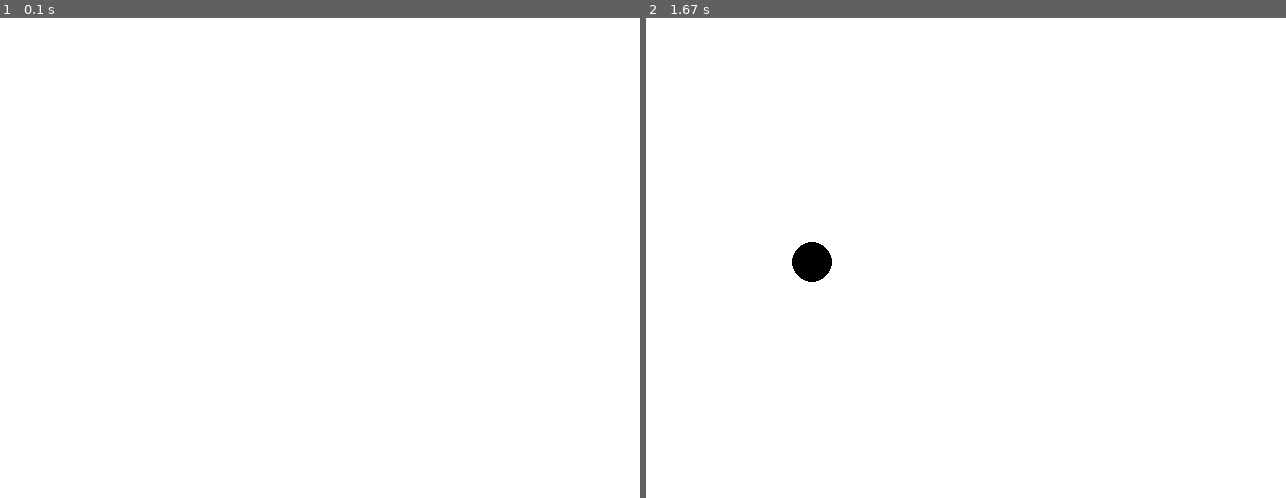
Above: before the commit, frames 1-2 (left to right).
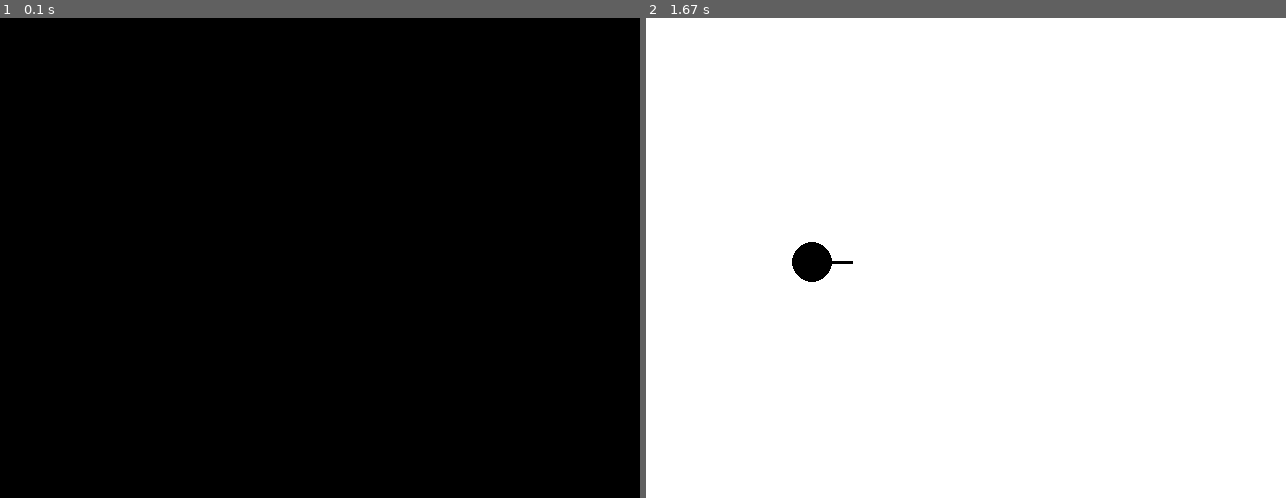
Above: after the commit, the same moments.

Repository: jjauzion/evolve
Game: pygame game, started from main.py
Same seed, same stepped clock (60 frames per second), same inputs: the game is played once before the commit and once after it.
Inputs (mouse positions are in pixels of both pictures, inside the frame that each line leads up to):
- Up to frame 1 (0.1 s): no input
- Up to frame 2 (1.67 s): press the mouse at (966, 286) at 0.37 s; move the mouse to (889, 277) at 0.47 s; release the mouse at (812, 262) at 0.6 s

The runs differ from the first frame. In frame 1, 100% of the frame differs, in the area x 0-100%, y 0-100%; in frame 2, less than 0.1%.

Commit message:
visible aspect of cell changed + code progress

Diff:
--- /dev/null
+++ b/src/component/Physic.py
@@ -0,0 +1,10 @@
+import math
+
+from src.constant import *
+
+
+class Physic:
+
+    def __init__(self, size):
+        self.size = size
+        self.mass = math.pi * size * size * DENSITY
--- a/src/component/Velocity.py
+++ b/src/component/Velocity.py
@@ -1,11 +1,39 @@
+import math
+
+
 class Velocity:
 
-    def __init__(self, vector=(1, 0), speed=0):
-        self.vector = vector
-        self.value = speed
+    def __init__(self, vector):
+        self._polar_vector = {"r": 0., "theta": 0.}
+        self._vector = 0
+        self._set_vector(vector)
 
-    def get_xspeed(self):
-        return self.vector[0] * self.value
+    def _set_vector(self, vector):
+        try:
+            r = math.sqrt(vector[0] ** 2 + vector[1] ** 2)
+        except KeyError:
+            raise KeyError("Velocity vector requires a tuple (x, y) to be set. Got: {}".format(vector))
 
-    def get_yspeed(self):
-        return self.vector[1] * self.value
+        if r != 0:
+            theta = math.acos(vector[0] / r) if vector[1] >= 0 else -math.acos(vector[0] / r)
+        else:
+            theta = 0
+        self._polar_vector["r"] = r
+        self._polar_vector["theta"] = theta
+        self._vector = vector
+
+    def _get_vector(self):
+        return self._vector
+
+    def _set_polar_vector(self, polar_vect):
+        if "r" not in polar_vect or "theta" not in polar_vect:
+            raise KeyError("Velocity polar vector requires 'r' and 'theta' keys to be set. Got: {}".format(polar_vect))
+        self._vector[0] = polar_vect["r"] * math.cos(polar_vect["theta"])
+        self._vector[1] = polar_vect["r"] * math.sin(polar_vect["theta"])
+        self._polar_vector = polar_vect
+
+    def _get_polar_vector(self):
+        return self._polar_vector
+
+    polar_vector = property(_get_polar_vector, _set_polar_vector)
+    vector = property(_get_vector, _set_vector)
--- a/src/component/Visible.py
+++ b/src/component/Visible.py
@@ -1,12 +1,16 @@
 import pygame
+import math
 
 
 class Visible:
 
-    def __init__(self, shape, size):
+    def __init__(self, shape):
         self.shape = shape
-        self.size = size
 
-    def draw(self, screen, color, position, radius, width):
-        if self.shape == "circle":
-            pygame.draw.circle(screen, color, position, radius, width)
+    def draw(self, screen, color, position, size, width, vector, polar_vector):
+        if self.shape == "cell":
+            pygame.draw.circle(screen, color, position, size, width)
+            y = position[1] + size * 2 * math.sin(polar_vector["theta"])
+            x = position[0] + size * 2 * math.cos(polar_vector["theta"])
+            print("position = {} ; vector = {} ; (x, y) = {}".format(position, vector, (x, y)))
+            pygame.draw.line(screen, color, position, (x, y), 3)
--- a/src/constant.py
+++ b/src/constant.py
@@ -1 +1,2 @@
 MAX_ENTITY = 5000
+DENSITY = 1
--- a/src/entity/Cell.py
+++ b/src/entity/Cell.py
@@ -1,14 +1,17 @@
 from src.component import Position
 from src.component import Velocity
 from src.component import Visible
+from src.component import Physic
 
 
 class Cell:
 
-    def __init__(self, cell_id, position=(0, 0), size=10):
+    def __init__(self, cell_id, position, size, vector):
         self.id = cell_id
+        vector = vector
         self.component = {
             "position": Position.Position(position),
-            "velocity": Velocity.Velocity(),
-            "visible": Visible.Visible("circle", size)
+            "velocity": Velocity.Velocity(vector=vector),
+            "visible": Visible.Visible("cell"),
+            "physic": Physic.Physic(size)
         }
--- a/src/system/Draw.py
+++ b/src/system/Draw.py
@@ -6,5 +6,7 @@
         for entity in entity_list:
             color = (0, 0, 0)
             position = entity.component["position"].get_position()
-            radius = entity.component["visible"].size
-            entity.component["visible"].draw(screen, color, position, radius, radius)
+            radius = entity.component["physic"].size
+            vector = entity.component["velocity"].vector
+            polar_vector = entity.component["velocity"].polar_vector
+            entity.component["visible"].draw(screen, color, position, radius, radius, vector, polar_vector)
--- a/src/system/Game.py
+++ b/src/system/Game.py
@@ -25,11 +25,11 @@
             self.loop = False
         elif event.type == const.MOUSEBUTTONUP and event.button == 1:
             self.universe.create_new_entity(event.pos, 20)
+            self.update_screen()
 
     def start(self):
         self.prepare()
         while self.loop:
             for event in pygame.event.get():
                 self.process_event(event)
-            self.update_screen()
             pygame.display.flip()
--- a/src/system/Universe.py
+++ b/src/system/Universe.py
@@ -1,12 +1,12 @@
-from src.system import Draw
-from src.system import Move
 from src.entity import Cell
+import math
 
 
 class Universe:
 
     def __init__(self):
         self.entity_list = []
+        self.theta = 0
 
     def _get_new_id(self):
         if len(self.entity_list) == 0:
@@ -14,8 +14,11 @@
         return self.entity_list[-1].id + 1
 
     def create_new_entity(self, position, size):
-        new = Cell.Cell(cell_id=self._get_new_id(), position=position, size=size)
+        x = size * math.cos(self.theta)
+        y = size * math.sin(self.theta)
+        new = Cell.Cell(cell_id=self._get_new_id(), position=position, size=size, vector=(x, y))
         self.add_entity(new)
+        self.theta += 0.1 if self.theta <= 2 * math.pi else -self.theta
 
     def add_entity(self, entity):
         if not isinstance(entity, Cell.Cell):
